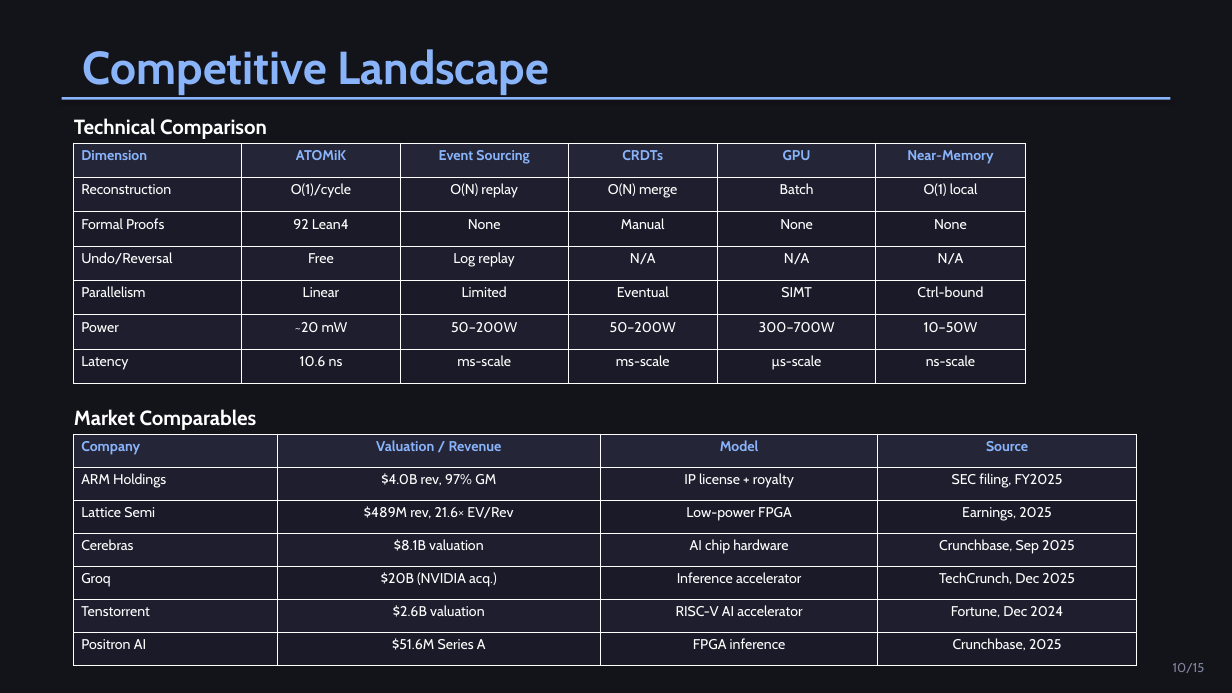
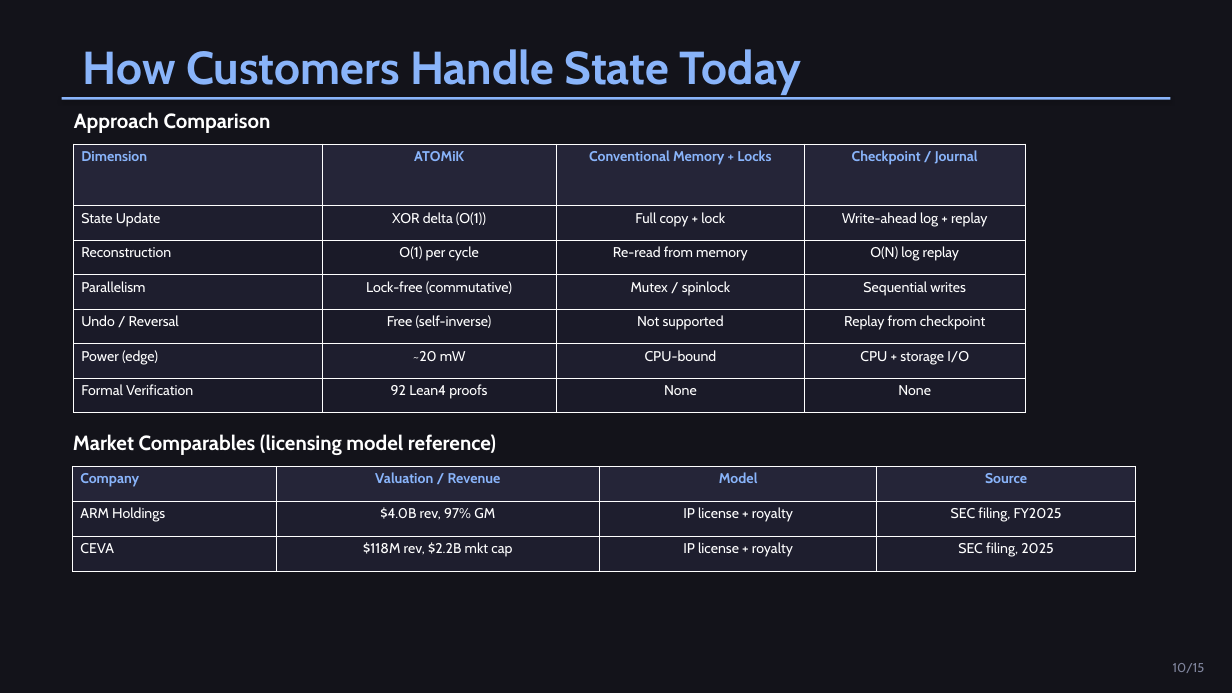
Before and after one commit to MatthewHRockwell/ATOMiK, a slide deck: slide 10 of business/pitch_deck/ATOMiK_Investor_Deck.pptx. Drawn at 1232x693 pixels with LibreOffice and Linux fonts; fonts in the diff are those of the drawing. Boxes give left, top, right and bottom in pixels: in the first picture for what was removed or moved away, otherwise in the second. Text is boxed around its words. In the diff, an @@ line names an element or a change of style, - is before the commit and + after.

```diff
--- a/business/pitch_deck/ATOMiK_Investor_Deck.pptx
+++ b/business/pitch_deck/ATOMiK_Investor_Deck.pptx
@@ text at [83, 49, 801, 95]: text changed @@
-Competitive Landscape
+How Customers Handle State Today
@@ text at [74, 112, 271, 133]: text changed @@
-Technical Comparison
+Approach Comparison
@@ table at [74, 144, 1027, 413] @@
-column 1: Dimension | Reconstruction | Formal Proofs | Undo/Reversal | Parallelism | Power | Latency
-column 2: ATOMiK | O(1)/cycle | 92 Lean4 | Free | Linear | ~20 mW | 10.6 ns
-column 3: Event Sourcing | O(N) replay | None | Log replay | Limited | 50–200W | ms-scale
-column 4: CRDTs | O(N) merge | Manual | N/A | Eventual | 50–200W | ms-scale
-column 5: GPU | Batch | None | N/A | SIMT | 300–700W | µs-scale
-column 6: Near-Memory | O(1) local | None | N/A | Ctrl-bound | 10–50W | ns-scale
+column 1: Dimension | State Update | Reconstruction | Parallelism | Undo / Reversal | Power (edge) | Formal Verification
+column 2: ATOMiK | XOR delta (O(1)) | O(1) per cycle | Lock-free (commutative) | Free (self-inverse) | ~20 mW | 92 Lean4 proofs
+column 3: Conventional Memory + Locks | Full copy + lock | Re-read from memory | Mutex / spinlock | Not supported | CPU-bound | None
+column 4: Checkpoint / Journal | Write-ahead log + replay | O(N) log replay | Sequential writes | Replay from checkpoint | CPU + storage I/O | None
@@ text at [73, 434, 496, 455]: text changed @@
-Market Comparables
+Market Comparables (licensing model reference)
@@ table at [73, 467, 1136, 571] @@
-row 3: Lattice Semi | $489M rev, 21.6× EV/Rev | Low-power FPGA | Earnings, 2025
-row 4: Cerebras | $8.1B valuation | AI chip hardware | Crunchbase, Sep 2025
-row 5: Groq | $20B (NVIDIA acq.) | Inference accelerator | TechCrunch, Dec 2025
-row 6: Tenstorrent | $2.6B valuation | RISC-V AI accelerator | Fortune, Dec 2024
-row 7: Positron AI | $51.6M Series A | FPGA inference | Crunchbase, 2025
+row 3: CEVA | $118M rev, $2.2B mkt cap | IP license + royalty | SEC filing, 2025
@@ table: place and size @@
-table at [74, 434, 1137, 665]
+table at [73, 467, 1136, 571]
```
Also in this commit, not shown: 14 other slides changed, 35 other files.
